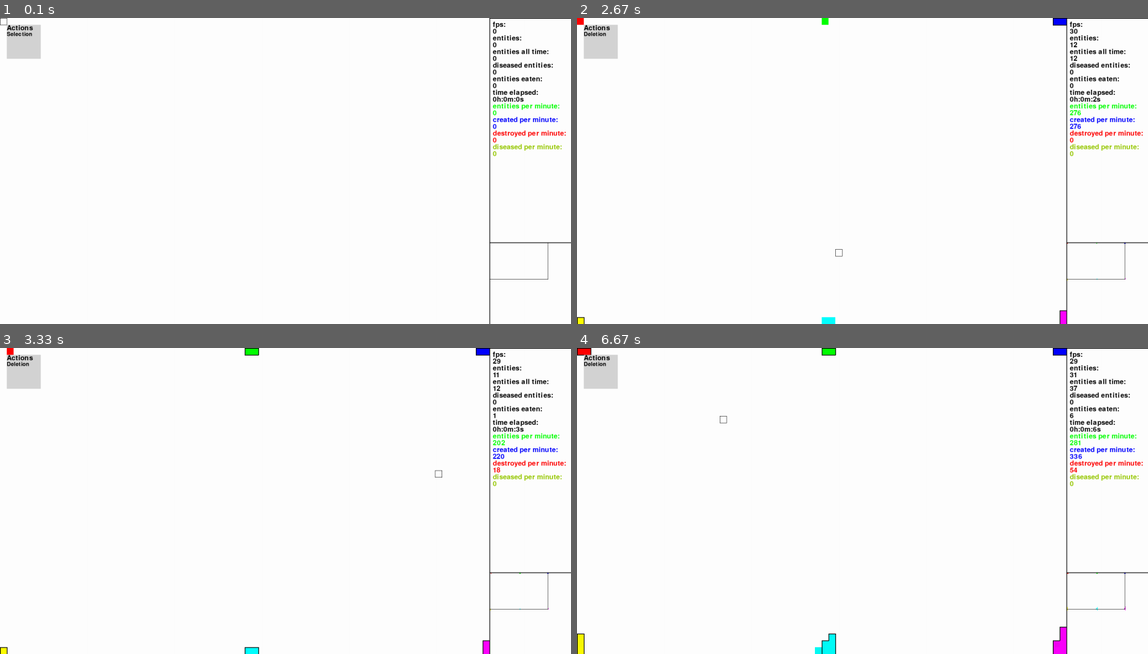
Above: before the commit, frames 1-4 (two rows, left to right).
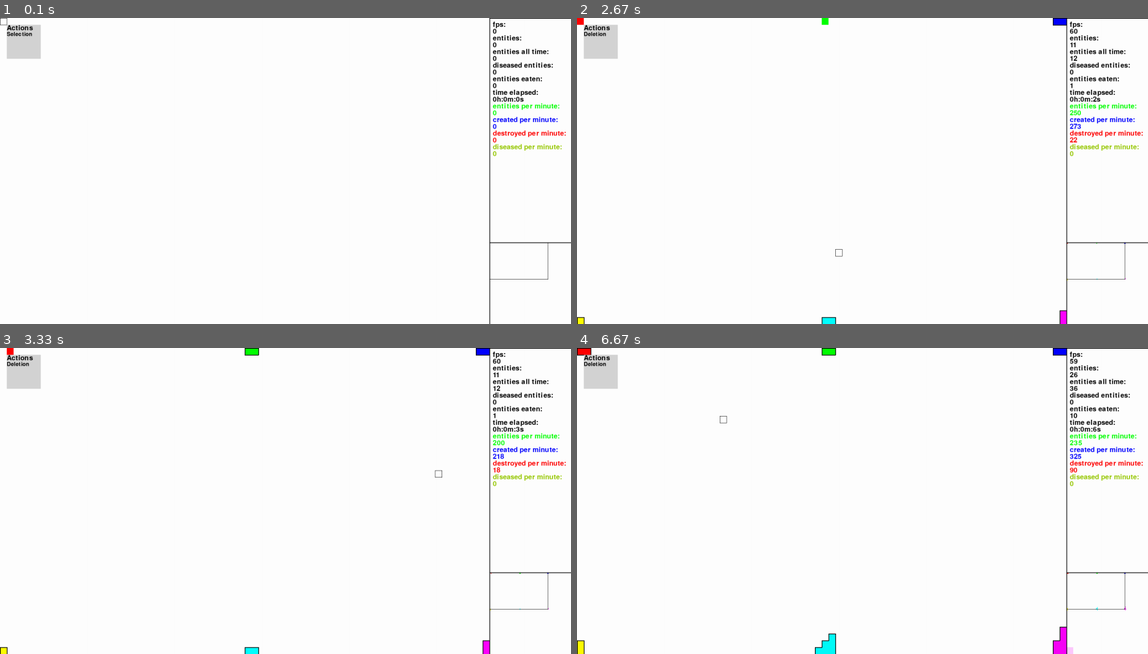
Above: after the commit, the same moments.

Repository: sbwhitt/pygame-life-simulation
Game: pygame game, started from main.py
Same seed, same stepped clock (60 frames per second), same inputs: the game is played once before the commit and once after it.
Inputs (mouse positions are in pixels of both pictures, inside the frame that each line leads up to):
- Up to frame 1 (0.1 s): no input
- Up to frame 2 (2.67 s): click "Actions" at 0.38 s; click "Deletion" at 0.72 s; tap Space at 1 s; click (1073, 278) at 1.38 s; tap E at 1.67, 2.33 s; click (833, 250) at 2.05 s
- Up to frame 3 (3.33 s): click (205, 436) at 2.72 s; click (433, 473) at 3.05 s
- Up to frame 4 (6.67 s): click (1039, 494) at 3.38 s; click (982, 445) at 3.72 s; tap E at 4.07, 4.37 s; click (885, 488) at 4.55 s; click (696, 482) at 4.88 s; click (776, 589) at 5.22 s; click (691, 614) at 5.55 s; click (771, 400) at 5.88 s; click (805, 488) at 6.22 s; click (725, 421) at 6.55 s

Frame 1 is identical in both runs. In frame 2, less than 0.1% of the frame differs, in the area x 42-89%, y 3-100%; in frame 3, less than 0.1%; in frame 4, 0.2%, in the area x 0-97%, y 3-100%.

Commit message:
Interface map (#5)
* clock rate update

* add interface map and cursor pointers

Diff:
--- a/src/app.py
+++ b/src/app.py
@@ -11,8 +11,8 @@
 from src.interface.mini_map import MiniMap
 from src.interface.mouse import Mouse
 from src.utils.clock import Clock
+from src.utils.interface_map import InterfaceMap
 from src.interface.picker_menu import PickerMenu
-from src.interface.picker_menu import PickerMenuOption
 
 '''
 x == width == rect.left
@@ -28,6 +28,7 @@
         self.clock = Clock()
         self.screen = pygame.display.set_mode(
             (self.window.width + settings.STATS_WIDTH, self.window.height), pygame.SCALED | pygame.RESIZABLE)
+        self.i_map = InterfaceMap()
         self.e_man = EntityManager(self.screen)
         self.c_man = ColonyManager(self.screen)
         self.keys = []
@@ -41,6 +42,7 @@
         pygame.event.set_allowed([pygame.QUIT, pygame.KEYDOWN, pygame.KEYUP, pygame.MOUSEBUTTONDOWN])
         self._create_metrics()
         self._update_metrics()
+        self._init_interface_map()
         # self.e_man.build_entities(self.window)
         self._running = True
 
@@ -61,6 +63,7 @@
         self._handle_mouse_actions()
         self._update_metrics()
         self._update_stats()
+        self._check_interface_map()
         self.clock.step()
         if self.paused:
             return
@@ -135,6 +138,18 @@
         self.metrics.create_tracker("destroyed")
         self.metrics.create_tracker("diseased")
         self.metrics.create_tracker("eaten")
+
+    def _init_interface_map(self) -> None:
+        self.i_map.add_element(self.picker)
+        for o in self.picker.options:
+            self.i_map.add_element(o)
+        self.i_map.add_element(self.minimap)
+
+    def _check_interface_map(self) -> None:
+        if self.i_map.within_element(pygame.mouse.get_pos()):
+            pygame.mouse.set_cursor(pygame.SYSTEM_CURSOR_HAND)
+        else:
+            pygame.mouse.set_cursor(pygame.SYSTEM_CURSOR_ARROW)
 
     def _update_metrics(self) -> None:
         self.metrics.update("created", self.e_man.created, self.paused)
--- a/src/interface/interface_element.py
+++ b/src/interface/interface_element.py
@@ -8,6 +8,7 @@
         self.style = style
         self.pos = utils.add_twoples(pos, self.style.MARGIN)
         self.rect = self._build_rect()
+        self.hidden = False
 
     def render_hover(self, screen: pygame.display) -> None:
         self.rect = self._build_rect()
--- a/src/interface/picker_menu.py
+++ b/src/interface/picker_menu.py
@@ -12,6 +12,7 @@
     def __init__(self, option: str, pos: tuple):
         InterfaceElement.__init__(self, PickerMenuOptionStyle(), pos)
         self.option = option
+        self.hidden = True
         self.selected = False
         self.text = Text(settings.FONT_SIZE_SMALLER)
 
@@ -64,9 +65,13 @@
 
     def open_pick_menu(self) -> None:
         self.menu_open = True
+        o: PickerMenuOption
+        for o in self.options: o.hidden = False
 
     def close_pick_menu(self) -> None:
         self.menu_open = False
+        o: PickerMenuOption
+        for o in self.options: o.hidden = True
 
     # helpers
 
--- /dev/null
+++ b/src/utils/interface_map.py
@@ -0,0 +1,17 @@
+import src.utils.utils as utils
+from src.interface.interface_element import InterfaceElement
+
+
+class InterfaceMap:
+    def __init__(self):
+        self.elements = []
+
+    def add_element(self, element: InterfaceElement) -> None:
+        self.elements.append(element)
+
+    def within_element(self, pos: tuple) -> InterfaceElement|None:
+        e: InterfaceElement
+        for e in self.elements:
+            if not e.hidden and utils.within_rect(pos, e.rect):
+                return e
+        return None
--- a/static/settings.py
+++ b/static/settings.py
@@ -21,7 +21,7 @@
 RIGHT_CLICK = 2
 
 # clock settings
-CLOCK_RATE = 30
+CLOCK_RATE = 60
 METRONOME_RATE = 3
 
 # entity settings
